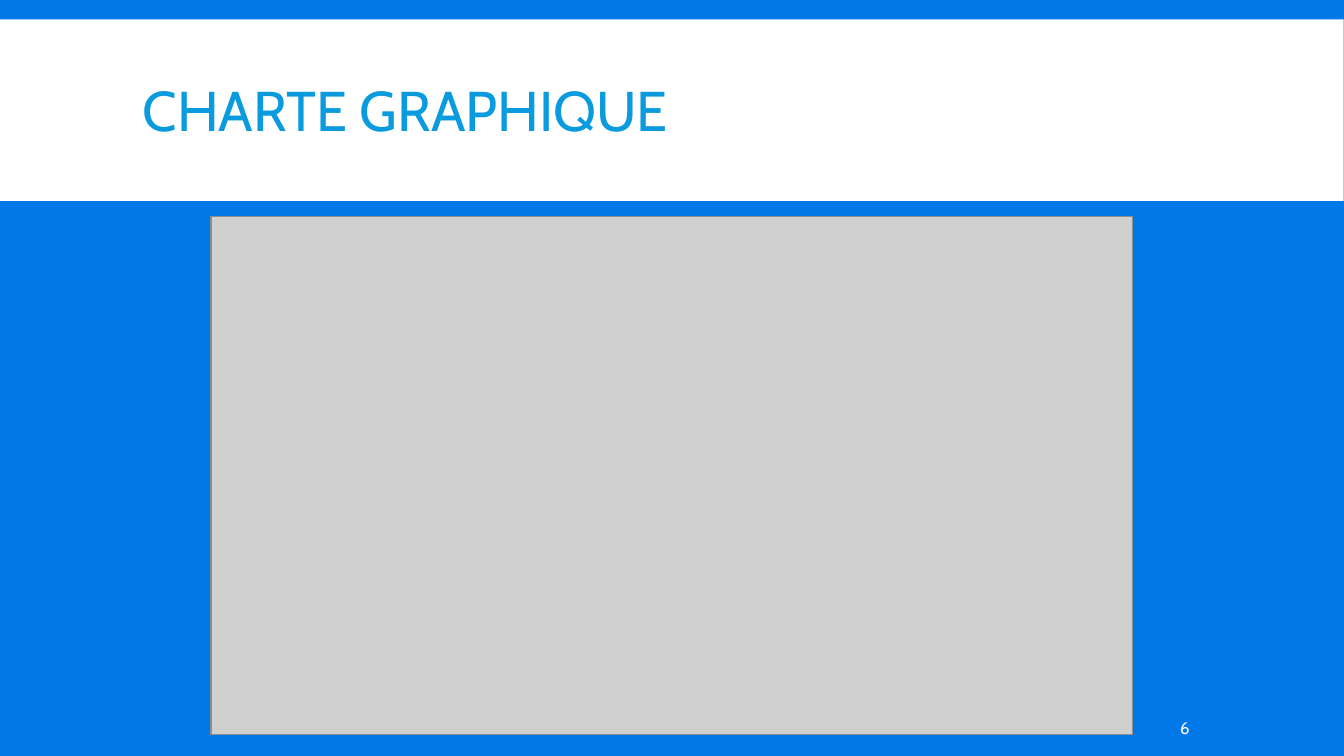
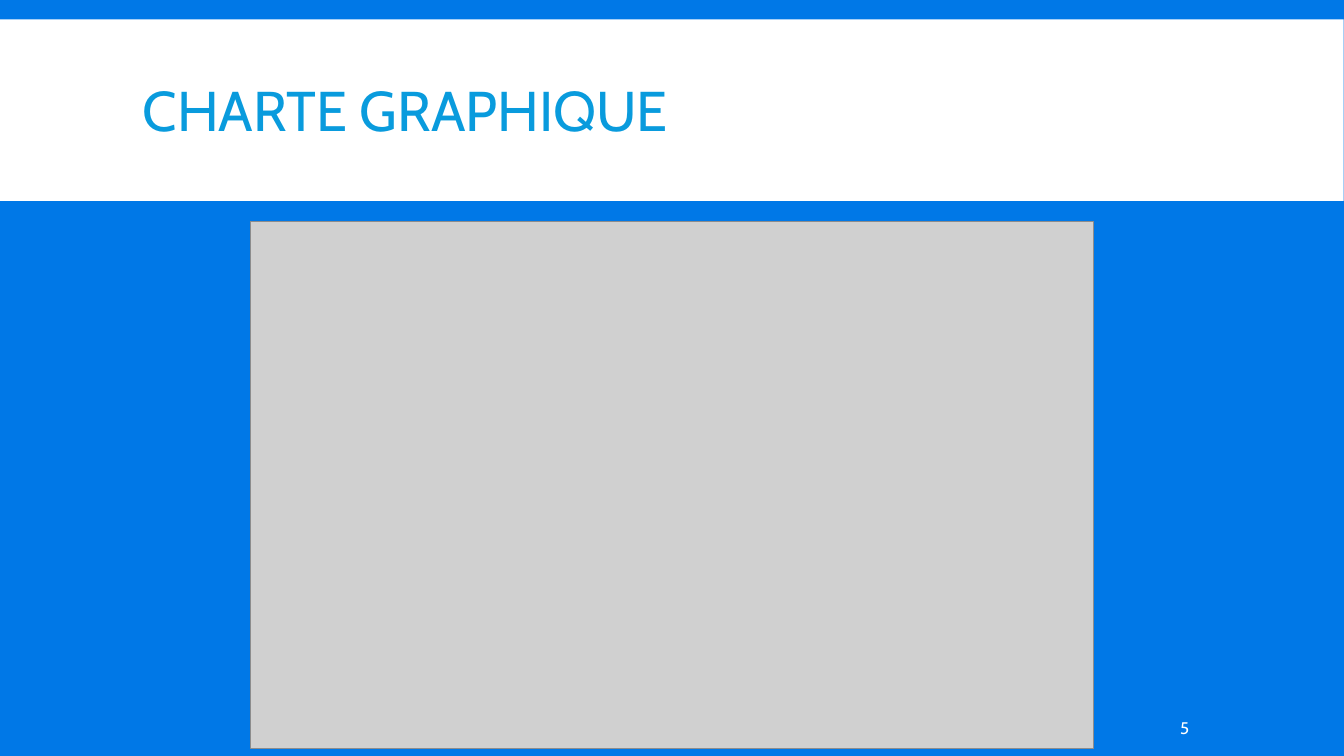
Before and after one commit to RetroAsh/CoEtu, a slide deck: slide 5 of rapports/Freetu.pptx (slide 6 before the commit). Drawn at 1344x756 pixels with LibreOffice and Linux fonts; fonts in the diff are those of the drawing; grey boxes stand for pictures. Boxes give left, top, right and bottom in pixels: in the first picture for what was removed or moved away, otherwise in the second. Text is boxed around its words. In the diff, an @@ line names an element or a change of style, - is before the commit and + after.

```diff
--- a/rapports/Freetu.pptx
+++ b/rapports/Freetu.pptx
@@ picture: place and size @@
-picture at <box>211,217,1133,735</box>
+picture at <box>251,222,1094,748</box>
@@ page number at <box>1180,722,1189,735</box>: text changed @@
-6
+5
```
Also in this commit, not shown: 6 other slides changed, 5 slides added, 2 slides removed, 3 other files.
